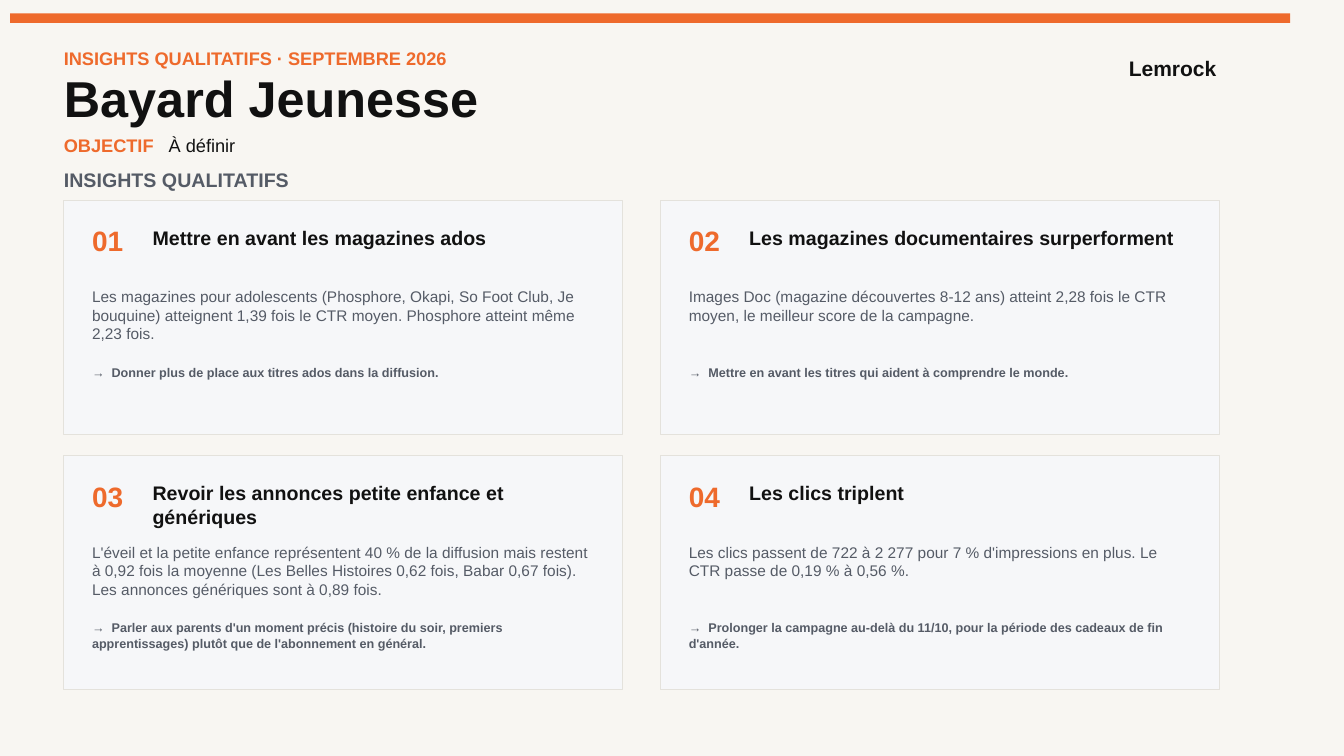
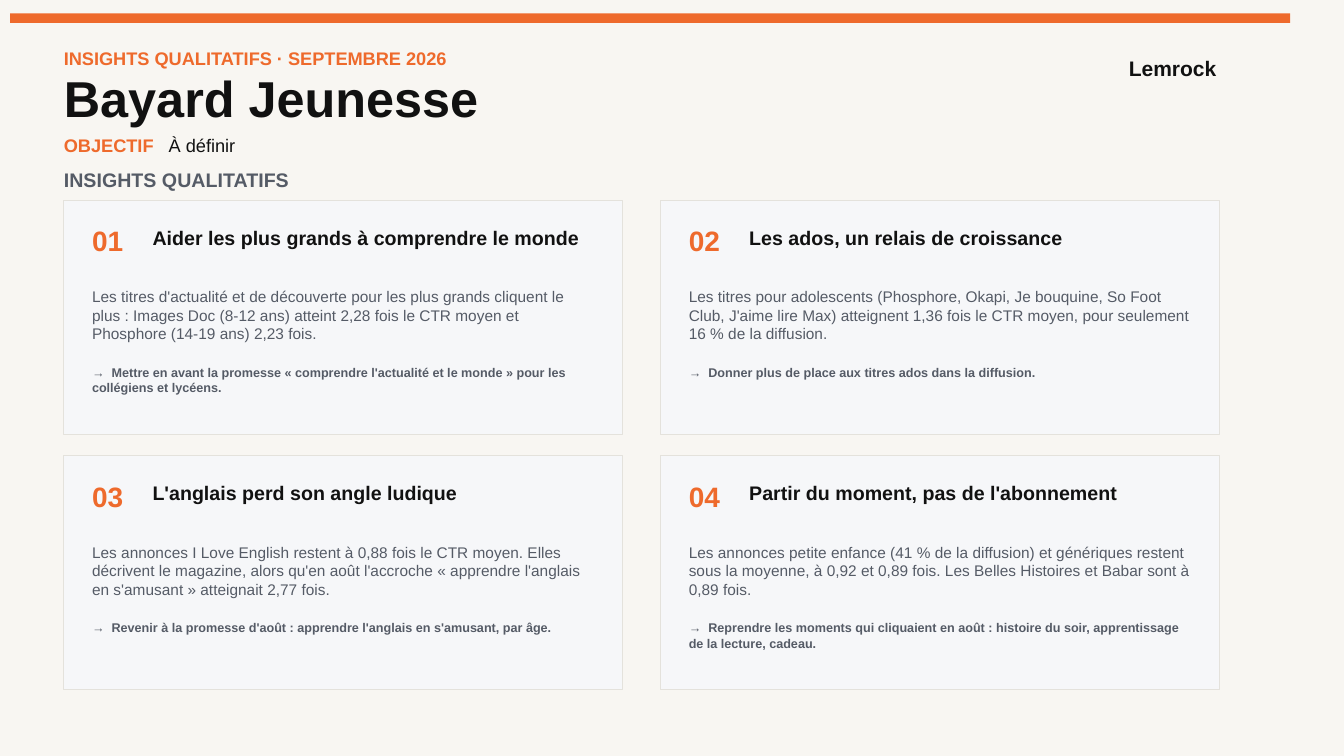
Before and after one commit to stephanemonmarson-creator/Lemrock, a slide deck: slide 8 of rapports/septembre/121026_Customer Success_Septembre 26.pptx. Drawn at 1344x756 pixels with LibreOffice and Linux fonts; fonts in the diff are those of the drawing. Boxes give left, top, right and bottom in pixels: in the first picture for what was removed or moved away, otherwise in the second. Text is boxed around its words. In the diff, an @@ line names an element or a change of style, - is before the commit and + after.

```diff
--- a/rapports/septembre/121026_Customer Success_Septembre 26.pptx
+++ b/rapports/septembre/121026_Customer Success_Septembre 26.pptx
@@ text at (153,230,578,249): text changed @@
-Mettre en avant les magazines ados
+Aider les plus grands à comprendre le monde
@@ text at (749,230,1063,248): text changed @@
-Les magazines documentaires surperforment
+Les ados, un relais de croissance
@@ text at (92,290,564,342): text changed @@
-Les magazines pour adolescents (Phosphore, Okapi, So Foot Club, Je bouquine) atteignent 1,39 fois le CTR moyen. Phosphore atteint même 2,23 fois.
+Les titres d'actualité et de découverte pour les plus grands cliquent le plus : Images Doc (8-12 ans) atteint 2,28 fois le CTR moyen et Phosphore (14-19 ans) 2,23 fois.
@@ text at (689,291,1189,339): text changed @@
-Images Doc (magazine découvertes 8-12 ans) atteint 2,28 fois le CTR moyen, le meilleur score de la campagne.
+Les titres pour adolescents (Phosphore, Okapi, Je bouquine, So Foot Club, J'aime lire Max) atteignent 1,36 fois le CTR moyen, pour seulement 16 % de la diffusion.
@@ text at (92,368,566,395): text changed @@
-→ Donner plus de place aux titres ados dans la diffusion.
+→ Mettre en avant la promesse « comprendre l'actualité et le monde » pour les collégiens et lycéens.
@@ text at (708,368,1036,380): text changed @@
-→ Mettre en avant les titres qui aident à comprendre le monde.
+→ Donner plus de place aux titres ados dans la diffusion.
@@ text at (153,485,457,504): text changed @@
-Revoir les annonces petite enfance et génériques
+L'anglais perd son angle ludique
@@ text at (749,485,1117,504): text changed @@
-Les clics triplent
+Partir du moment, pas de l'abonnement
@@ text at (92,546,580,598): text changed @@
-L'éveil et la petite enfance représentent 40 % de la diffusion mais restent à 0,92 fois la moyenne (Les Belles Histoires 0,62 fois, Babar 0,67 fois). Les annonces génériques sont à 0,89 fois.
+Les annonces I Love English restent à 0,88 fois le CTR moyen. Elles décrivent le magazine, alors qu'en août l'accroche « apprendre l'anglais en s'amusant » atteignait 2,77 fois.
@@ text at (689,546,1190,597): text changed @@
-Les clics passent de 722 à 2 277 pour 7 % d'impressions en plus. Le CTR passe de 0,19 % à 0,56 %.
+Les annonces petite enfance (41 % de la diffusion) et génériques restent sous la moyenne, à 0,92 et 0,89 fois. Les Belles Histoires et Babar sont à 0,89 fois.
@@ text at (112,622,551,635): text changed @@
-→ Parler aux parents d'un moment précis (histoire du soir, premiers apprentissages) plutôt que de l'abonnement en général.
+→ Revenir à la promesse d'août : apprendre l'anglais en s'amusant, par âge.
@@ text at (689,622,1178,650): text changed @@
-→ Prolonger la campagne au-delà du 11/10, pour la période des cadeaux de fin d'année.
+→ Reprendre les moments qui cliquaient en août : histoire du soir, apprentissage de la lecture, cadeau.
```
Also in this commit, not shown: 3 other files.
